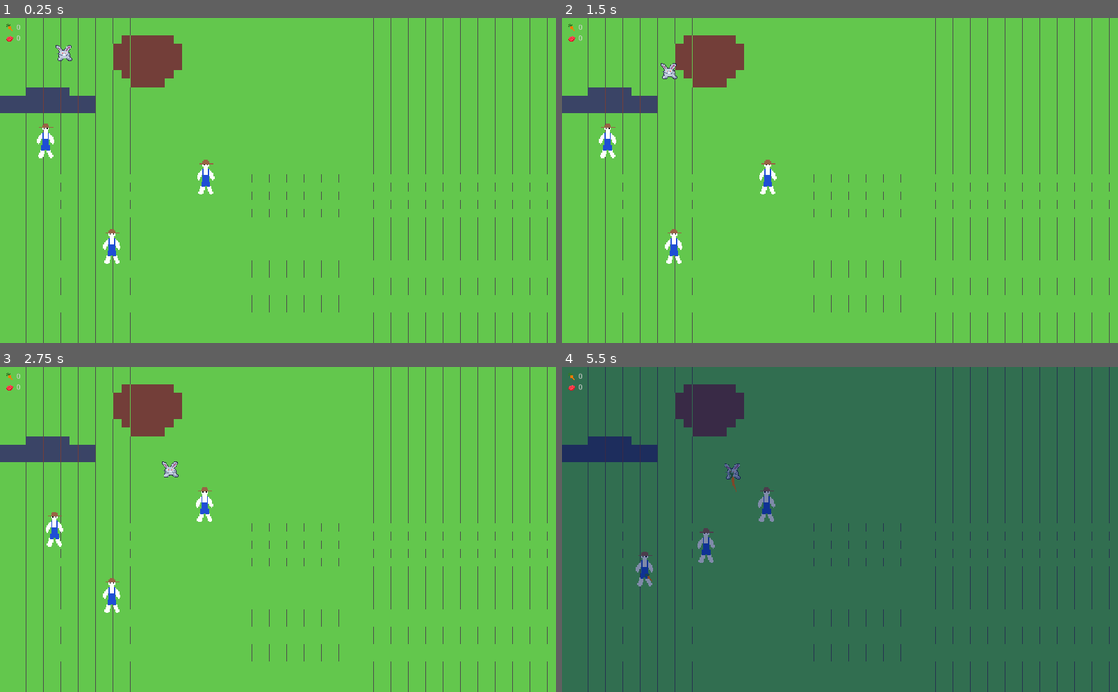
Above: before the commit, frames 1-4 (two rows, left to right).
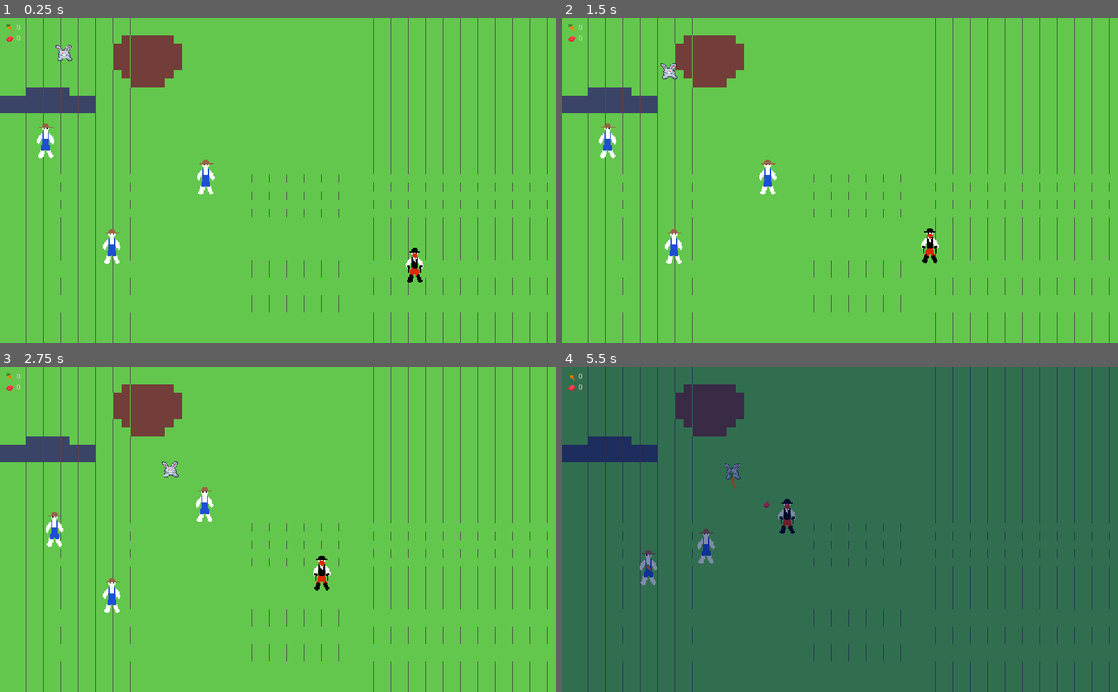
Above: after the commit, the same moments.

Repository: axerosh/rabbit-rampage
Game: Godot game, scene res://level.tscn
Two runs of this game, one before a commit and one after it. Both use one fixed random seed, a clock stepped at 60 frames per second and the inputs below.
Inputs:
- Up to frame 1 (0.25 s): no input
- Up to frame 2 (1.5 s): hold D (move_right) 0.53-1.28 s; hold Space (attack) 0.53-1.28 s; hold S (move_down) from 1.28 s (still down); tap Space (attack) at 1.35 s
- Up to frame 3 (2.75 s): release S (move_down) at 2.03 s; hold D (move_right) from 2.03 s (still down); hold Space (attack) from 2.03 s (still down)
- Up to frame 4 (5.5 s): release D (move_right) at 2.78 s; release Space (attack) at 2.78 s; hold W (move_up) 2.78-3.53 s; tap Space (attack) at 2.85, 4.35 s; hold Space (attack) 3.53-4.28 s; hold A (move_left) 3.53-5.03 s; hold S (move_down) from 5.03 s (still down); hold Space (attack) from 5.03 s (still down)

The runs differ from the first frame. In frame 1, 0.2% of the frame differs, in the area x 73-77%, y 70-82%; in frame 2, 0.2%; in frame 3, 0.2%; in frame 4, 0.6%, in the area x 13-42%, y 36-68%.

Commit message:
Add bandit that kills farmers

Diff:
--- /dev/null
+++ b/humans/bandit.gd
@@ -0,0 +1,36 @@
+extends Human
+class_name Bandit
+
+const speed: float = 4500.0
+const kill_range_squared: float = 2000.0
+
+var current_target: Farmer = null
+
+func _physics_process(delta: float) -> void:
+	if (current_target == null):
+		choose_new_target()
+	if (current_target != null):
+		var direction: Vector2 = self.global_position.direction_to(current_target.global_position)
+		var _movement: Vector2 = move_and_slide(direction * speed * delta)
+
+		var distance_squared: float = self.global_position.distance_squared_to(current_target.global_position)
+		if (distance_squared <= kill_range_squared):
+			current_target.drop_dead()
+
+func choose_new_target():
+	var closest_farmer: Farmer = null
+	var closest_distance_squared: float = 10000000.0
+	for potential_farmer in get_tree().get_root().get_node("Game").get_children():
+		if potential_farmer is Farmer and !potential_farmer.is_dead:
+			var distance_squared: float = self.global_position.distance_squared_to(potential_farmer.global_position)
+			if (distance_squared < closest_distance_squared):
+				closest_distance_squared = distance_squared
+				closest_farmer = potential_farmer
+	if (closest_farmer != null):
+		current_target = closest_farmer
+		var _result = current_target.connect("died", self, "_on_current_target_died")
+
+func _on_current_target_died(human: Human) -> void:
+	if (human == current_target):
+		current_target = null
+		choose_new_target()
--- /dev/null
+++ b/humans/bandit.tscn
@@ -0,0 +1,11 @@
+[gd_scene load_steps=4 format=2]
+
+[ext_resource path="res://humans/human.tscn" type="PackedScene" id=1]
+[ext_resource path="res://humans/bandit.gd" type="Script" id=2]
+[ext_resource path="res://images/human_bandit.png" type="Texture" id=3]
+
+[node name="Bandit" instance=ExtResource( 1 )]
+script = ExtResource( 2 )
+
+[node name="Sprite" parent="." index="1"]
+texture = ExtResource( 3 )
--- a/humans/farmer.gd
+++ b/humans/farmer.gd
@@ -1,4 +1,4 @@
-extends KinematicBody2D
+extends Human
 class_name Farmer
 
 const flesh_scene: PackedScene = preload("res://collectables/flesh.tscn");
@@ -32,9 +32,9 @@
 	var distance_to_next = start_point.distance_to(next_point)
 	var direction = (next_point - position).normalized()
 	if distance <= distance_to_next:
-		move_and_slide(direction * distance)
+		var _result = move_and_slide(direction * distance)
 	else:
-		move_and_slide(direction * (distance - distance_to_next))
+		var _result = move_and_slide(direction * (distance - distance_to_next))
 		walk_path.remove(0)
 
 
@@ -60,4 +60,4 @@
 	var flesh: Flesh = flesh_scene.instance();
 	get_tree().get_root().add_child(flesh);
 	flesh.global_position = self.global_position;
-	queue_free();
+	.drop_dead()
--- a/humans/farmer.tscn
+++ b/humans/farmer.tscn
@@ -1,17 +1,7 @@
-[gd_scene load_steps=4 format=2]
+[gd_scene load_steps=3 format=2]
 
-[ext_resource path="res://images/human_farmer.png" type="Texture" id=1]
+[ext_resource path="res://humans/human.tscn" type="PackedScene" id=1]
 [ext_resource path="res://humans/farmer.gd" type="Script" id=2]
 
-[sub_resource type="RectangleShape2D" id=1]
-extents = Vector2( 8, 8 )
-
-[node name="Farmer" type="KinematicBody2D"]
+[node name="Farmer" instance=ExtResource( 1 )]
 script = ExtResource( 2 )
-
-[node name="CollisionShape2D" type="CollisionShape2D" parent="."]
-scale = Vector2( 1, 2 )
-shape = SubResource( 1 )
-
-[node name="Sprite" type="Sprite" parent="."]
-texture = ExtResource( 1 )
--- /dev/null
+++ b/humans/human.gd
@@ -0,0 +1,10 @@
+extends KinematicBody2D
+class_name Human
+
+signal died(human)
+var is_dead: bool = false;
+
+func drop_dead() -> void:
+	is_dead = true
+	emit_signal("died", self)
+	queue_free();
--- /dev/null
+++ b/humans/human.tscn
@@ -0,0 +1,15 @@
+[gd_scene load_steps=4 format=2]
+
+[ext_resource path="res://images/human_farmer.png" type="Texture" id=1]
+[ext_resource path="res://humans/human.gd" type="Script" id=2]
+
+[sub_resource type="CircleShape2D" id=1]
+
+[node name="Human" type="KinematicBody2D"]
+script = ExtResource( 2 )
+
+[node name="CollisionShape2D" type="CollisionShape2D" parent="."]
+shape = SubResource( 1 )
+
+[node name="Sprite" type="Sprite" parent="."]
+texture = ExtResource( 1 )
--- a/level.tscn
+++ b/level.tscn
@@ -1,9 +1,10 @@
-[gd_scene load_steps=10 format=2]
+[gd_scene load_steps=11 format=2]
 
 [ext_resource path="res://images/tileset.png" type="Texture" id=1]
 [ext_resource path="res://rabbit/Rabbit.tscn" type="PackedScene" id=2]
 [ext_resource path="res://humans/farmer.tscn" type="PackedScene" id=3]
 [ext_resource path="res://level_navigation.gd" type="Script" id=4]
+[ext_resource path="res://humans/bandit.tscn" type="PackedScene" id=5]
 
 [sub_resource type="NavigationPolygon" id=4]
 vertices = PoolVector2Array( 16, 16, 0, 16, 0, 0, 16, 0 )
@@ -107,3 +108,7 @@
 [node name="Farmer3" parent="." instance=ExtResource( 3 )]
 position = Vector2( 379, 294 )
 scale = Vector2( 2, 2 )
+
+[node name="Bandit" parent="." instance=ExtResource( 5 )]
+position = Vector2( 781, 464 )
+scale = Vector2( 2, 2 )
--- a/project.godot
+++ b/project.godot
@@ -9,12 +9,17 @@
 config_version=4
 
 _global_script_classes=[ {
+"base": "Human",
+"class": "Bandit",
+"language": "GDScript",
+"path": "res://humans/bandit.gd"
+}, {
 "base": "Area2D",
 "class": "Carrot",
 "language": "GDScript",
 "path": "res://collectables/carrot.gd"
 }, {
-"base": "KinematicBody2D",
+"base": "Human",
 "class": "Farmer",
 "language": "GDScript",
 "path": "res://humans/farmer.gd"
@@ -24,15 +29,22 @@
 "language": "GDScript",
 "path": "res://collectables/flesh.gd"
 }, {
+"base": "KinematicBody2D",
+"class": "Human",
+"language": "GDScript",
+"path": "res://humans/human.gd"
+}, {
 "base": "Navigation2D",
 "class": "LevelNavigation",
 "language": "GDScript",
 "path": "res://level_navigation.gd"
 } ]
 _global_script_class_icons={
+"Bandit": "",
 "Carrot": "",
 "Farmer": "",
 "Flesh": "",
+"Human": "",
 "LevelNavigation": ""
 }
 
--- a/rabbit/Rabbit.tscn
+++ b/rabbit/Rabbit.tscn
@@ -57,6 +57,7 @@
 [node name="CanvasLayer" type="CanvasLayer" parent="Camera2D"]
 
 [node name="NightOverlay" type="TextureRect" parent="Camera2D/CanvasLayer"]
+visible = false
 margin_right = 1024.0
 margin_bottom = 600.0
 texture = ExtResource( 5 )
--- a/rabbit/RabbitScript.gd
+++ b/rabbit/RabbitScript.gd
@@ -10,7 +10,7 @@
 var facing_dir: Vector2 = Vector2(0, 1)
 var hitbox_rot_degrees: float = 0
 
-var current_target: Farmer = null
+var current_target: Human = null
 
 signal carrot_count_changed(new_carrot_count)
 signal flesh_count_changed(new_flesh_count)
@@ -54,10 +54,6 @@
 
 func _on_DayNightManager_day_night_changed(is_night: bool) -> void:
 	monster_mode = is_night
-	if (is_night):
-		print("Is night, should turn into monster")
-	else:
-		print("Is day, should turn into bunny")
 
 func _on_CollectionArea2D_area_entered(area: Area2D) -> void:
 	if (area is Carrot):
@@ -73,12 +69,20 @@
 		$FleshEatSound.stop()
 		$FleshEatSound.play()
 
+func _on_current_target_died(human: Human) -> void:
+	if (human == current_target):
+		current_target = null
 
 func _on_HitBox_body_entered(body):
-	if (body is Farmer):
-		current_target = (body as Farmer)
+	if (body is Human):
+		var human: Human = body as Human
+		if (!human.is_dead):
+			current_target = human
+			var _result = current_target.connect("died", self, "_on_current_target_died")
 
 
 func _on_HitBox_body_exited(body):
-	if (body is Farmer):
-		current_target = null
+	if (body is Human):
+		if (body as Human == current_target):
+			current_target.disconnect("died", self, "_on_current_target_died")
+			current_target = null
Binary file added: images/human_bandit.png
Not shown, added: images/human_bandit.png.import
